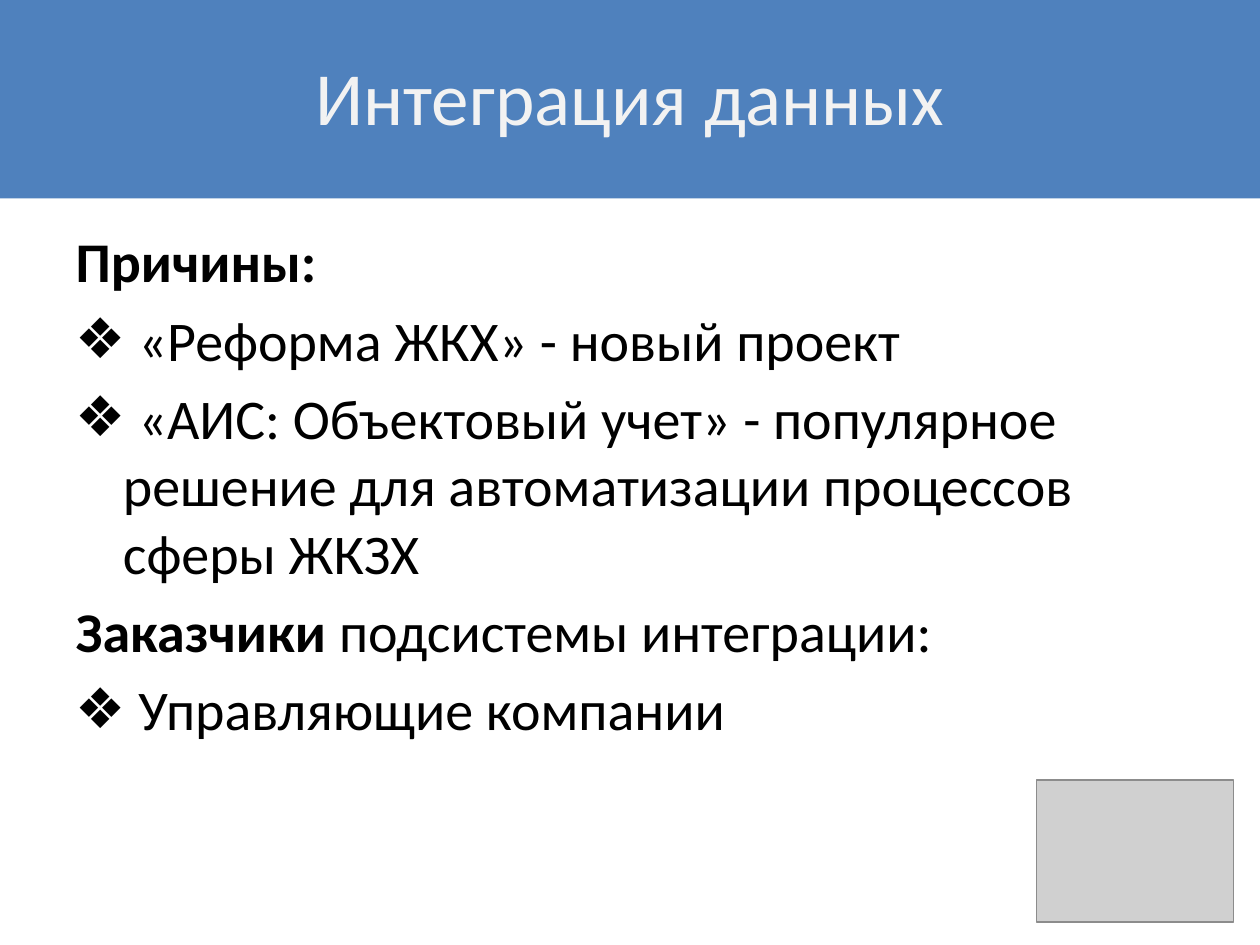
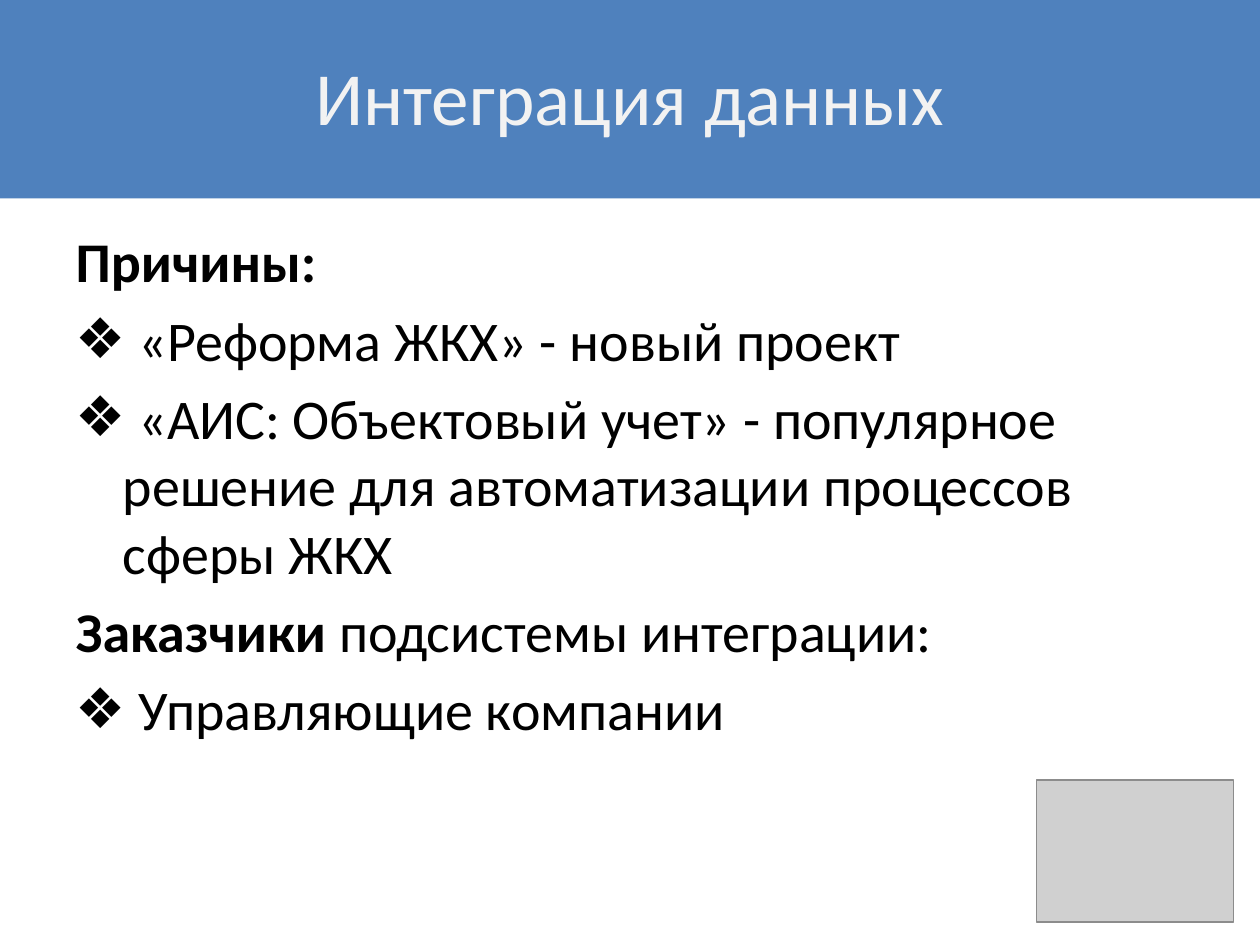
Before and after one commit to Alexeyyy/Diploma_doc, a slide deck: slide 4 of Презентация/Презентация_Желепов.pptx. Drawn at 1260x945 pixels with LibreOffice and Linux fonts; fonts in the diff are those of the drawing; grey boxes stand for pictures. Boxes give left, top, right and bottom in pixels: in the first picture for what was removed or moved away, otherwise in the second. Text is boxed around its words. In the diff, an @@ line names an element or a change of style, - is before the commit and + after.

```diff
--- a/Презентация/Презентация_Желепов.pptx
+++ b/Презентация/Презентация_Желепов.pptx
@@ text at (123,401,1072,584): text changed @@
-❖ «АИС: Объектовый учет» - популярное решение для автоматизации процессов сферы ЖКЗХ
+❖ «АИС: Объектовый учет» - популярное решение для автоматизации процессов сферы ЖКХ
```
Also in this commit, not shown: 3 other slides changed, 1 other file.
